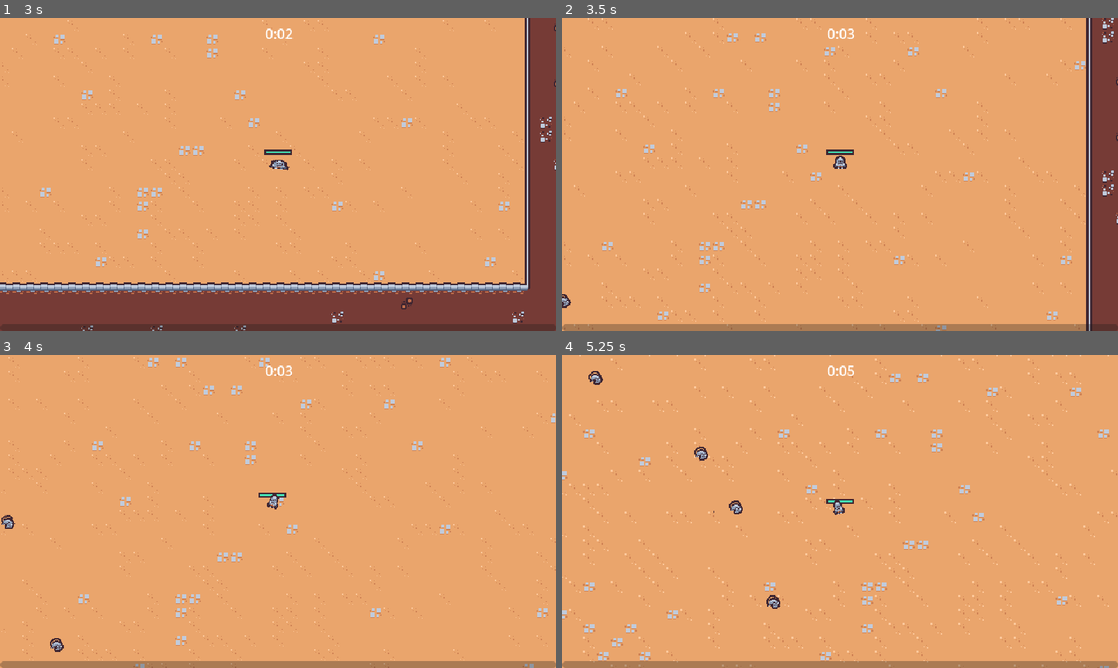
Above: before the commit, frames 1-4 (two rows, left to right).
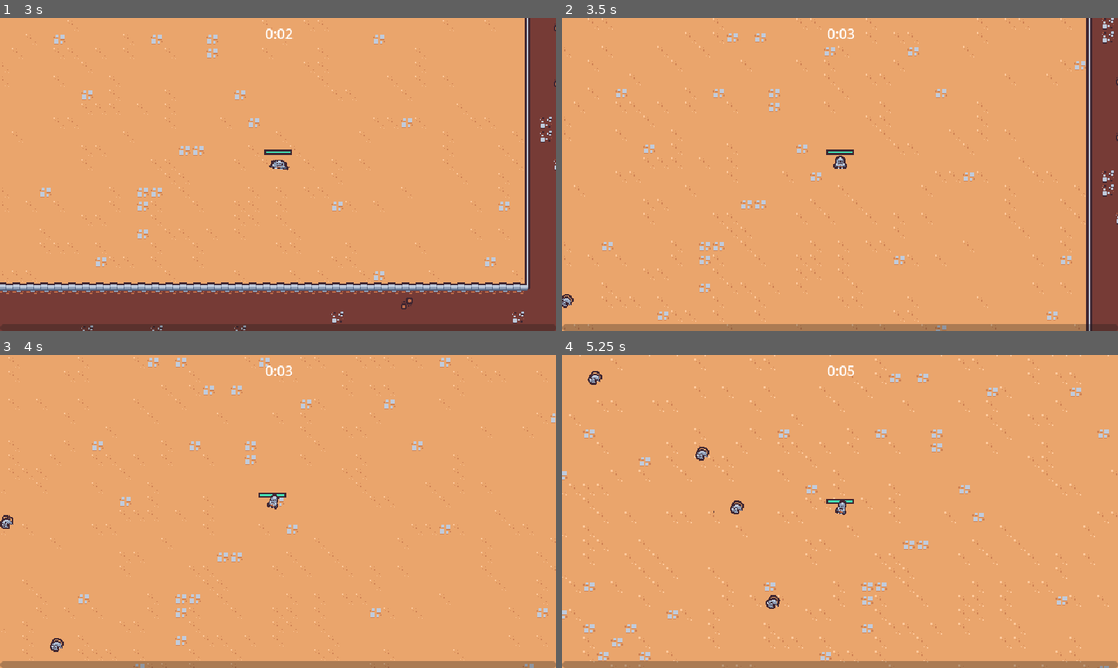
Above: after the commit, the same moments.

Repository: PWilliams0530/UdemySurvival2DGadotGame
Game: Godot game, scene res://scenes/main/main.tscn
Two runs of this game, one before a commit and one after it. Both use one fixed random seed, a clock stepped at 60 frames per second and the inputs below.
Inputs (mouse positions are in pixels of both pictures, inside the frame that each line leads up to):
- Up to frame 1 (3 s): move the mouse to (400, 158) at 0.52 s; press the mouse at (400, 158) at 0.53 s; hold Right (move_right) 0.53-1.28 s; move the mouse to (166, 190) at 1.27 s; release the mouse at (166, 190) at 1.28 s; hold S (move_down) 1.28-2.03 s; click (166, 190) at 1.35 s; move the mouse to (333, 105) at 2.02 s; press the mouse at (333, 105) at 2.03 s; hold Right (move_right) 2.03-2.78 s; move the mouse to (250, 237) at 2.77 s; release the mouse at (250, 237) at 2.78 s; hold Up (move_up) from 2.78 s (still down); click (250, 237) at 2.85 s
- Up to frame 2 (3.5 s): keep holding Up (move_up)
- Up to frame 3 (4 s): move the mouse to (444, 558) at 3.52 s; release Up (move_up) at 3.53 s; press the mouse at (444, 558) at 3.53 s; hold A (move_left) from 3.53 s (still down)
- Up to frame 4 (5.25 s): move the mouse to (673, 464) at 4.27 s; release the mouse at (673, 464) at 4.28 s; click (673, 464) at 4.35 s; move the mouse to (867, 511) at 5.02 s; release A (move_left) at 5.03 s; press the mouse at (867, 511) at 5.03 s; hold S (move_down) from 5.03 s (still down)

Frame 1 is identical in both runs. In frame 2, less than 0.1% of the frame differs, in the area x 0-3%, y 88-93%; in frame 3, 0.1%; in frame 4, 0.3%, in the area x 4-52%, y 5-82%.

Commit message:
FinishedDeathComponent

Diff:
--- /dev/null
+++ b/scenes/component/death_component.gd
@@ -0,0 +1,21 @@
+extends Node2D
+
+@export var health_component : Node
+@export var sprite : Sprite2D
+
+func _ready():
+	$GPUParticles2D.texture = sprite.texture
+	health_component.died.connect(on_died)
+
+
+func on_died():
+	if owner == null || not owner is Node2D:
+		return
+
+	var spawn_position = owner.global_position
+
+	var entities = get_tree().get_first_node_in_group("entities_layer")
+	get_parent().remove_child(self)
+	entities.add_child(self)
+	global_position = spawn_position
+	$AnimationPlayer.play("default")
--- a/scenes/component/death_component.tscn
+++ b/scenes/component/death_component.tscn
@@ -1,10 +1,61 @@
-[gd_scene load_steps=5 format=3 uid="uid://ds72g1xi305ml"]
+[gd_scene load_steps=9 format=3 uid="uid://ds72g1xi305ml"]
 
+[ext_resource type="Script" path="res://scenes/component/death_component.gd" id="1_hcogl"]
 [ext_resource type="Texture2D" uid="uid://da7uxc0ru17m0" path="res://scenes/game_objects/basic_enemy/basic_enemy.png" id="1_lp801"]
 
+[sub_resource type="Animation" id="Animation_n8dlj"]
+resource_name = "default"
+tracks/0/type = "value"
+tracks/0/imported = false
+tracks/0/enabled = true
+tracks/0/path = NodePath("GPUParticles2D:emitting")
+tracks/0/interp = 1
+tracks/0/loop_wrap = true
+tracks/0/keys = {
+"times": PackedFloat32Array(0),
+"transitions": PackedFloat32Array(1),
+"update": 1,
+"values": [true]
+}
+tracks/1/type = "method"
+tracks/1/imported = false
+tracks/1/enabled = true
+tracks/1/path = NodePath(".")
+tracks/1/interp = 1
+tracks/1/loop_wrap = true
+tracks/1/keys = {
+"times": PackedFloat32Array(1),
+"transitions": PackedFloat32Array(1),
+"values": [{
+"args": [],
+"method": &"queue_free"
+}]
+}
+
+[sub_resource type="Animation" id="Animation_sawf3"]
+length = 0.001
+tracks/0/type = "value"
+tracks/0/imported = false
+tracks/0/enabled = true
+tracks/0/path = NodePath("GPUParticles2D:emitting")
+tracks/0/interp = 1
+tracks/0/loop_wrap = true
+tracks/0/keys = {
+"times": PackedFloat32Array(0),
+"transitions": PackedFloat32Array(1),
+"update": 1,
+"values": [false]
+}
+
+[sub_resource type="AnimationLibrary" id="AnimationLibrary_b7naq"]
+_data = {
+"RESET": SubResource("Animation_sawf3"),
+"default": SubResource("Animation_n8dlj")
+}
+
 [sub_resource type="Curve" id="Curve_gx457"]
-_data = [Vector2(0.015625, 0.971896), 0.0, 0.0, 0, 0, Vector2(1, 0), 0.0, 0.0, 0, 0]
-point_count = 2
+_data = [Vector2(0.015625, 0.971896), 0.0, 0.0, 0, 0, Vector2(0.630208, 0.974127), 0.0, 0.0, 0, 0, Vector2(1, 0), 0.0, 0.0, 0, 0]
+point_count = 3
 
 [sub_resource type="CurveTexture" id="CurveTexture_ua58m"]
 curve = SubResource("Curve_gx457")
@@ -13,19 +64,27 @@
 particle_flag_disable_z = true
 direction = Vector3(0, -1, 0)
 spread = 30.0
-initial_velocity_min = 125.0
-initial_velocity_max = 200.0
-angular_velocity_min = -720.0
-angular_velocity_max = 720.0
-gravity = Vector3(0, 400, 0)
+initial_velocity_min = 175.0
+initial_velocity_max = 250.0
+angular_velocity_min = -1440.0
+angular_velocity_max = 1440.0
+gravity = Vector3(0, 800, 0)
 scale_curve = SubResource("CurveTexture_ua58m")
 
 [node name="DeathComponent" type="Node2D"]
+script = ExtResource("1_hcogl")
+
+[node name="AnimationPlayer" type="AnimationPlayer" parent="."]
+libraries = {
+"": SubResource("AnimationLibrary_b7naq")
+}
 
 [node name="GPUParticles2D" type="GPUParticles2D" parent="."]
+emitting = false
 amount = 1
 process_material = SubResource("ParticleProcessMaterial_o1hpp")
 texture = ExtResource("1_lp801")
-lifetime = 0.65
+lifetime = 0.5
+one_shot = true
 fixed_fps = 0
 interpolate = false
--- a/scenes/game_objects/basic_enemy/basic_enemy.gd
+++ b/scenes/game_objects/basic_enemy/basic_enemy.gd
@@ -2,6 +2,7 @@
 
 const MAX_SPEED = 40
 @onready var health_component = $HealthComponent
+@onready var visuals = $Visuals
 
 # Called when the node enters the scene tree for the first time.
 #func _ready():
@@ -14,6 +15,11 @@
 	velocity = direction * MAX_SPEED
 	move_and_slide()
 
+	#makes rats go the way they are moving
+	var move_sign = sign(velocity.x)
+	if move_sign != 0:
+		visuals.scale = Vector2(-move_sign,1)
+
 
 func get_direction_to_player():
 	var player_node = get_tree().get_first_node_in_group("player") as Node2D
--- a/scenes/game_objects/basic_enemy/basic_enemy.tscn
+++ b/scenes/game_objects/basic_enemy/basic_enemy.tscn
@@ -1,9 +1,10 @@
-[gd_scene load_steps=11 format=3 uid="uid://bwevb5r7qvg2u"]
+[gd_scene load_steps=12 format=3 uid="uid://bwevb5r7qvg2u"]
 
 [ext_resource type="Script" path="res://scenes/game_objects/basic_enemy/basic_enemy.gd" id="1_61cov"]
 [ext_resource type="PackedScene" uid="uid://bqc54jdrffeb7" path="res://scenes/component/health_component.tscn" id="2_an6nx"]
 [ext_resource type="Texture2D" uid="uid://da7uxc0ru17m0" path="res://scenes/game_objects/basic_enemy/basic_enemy.png" id="2_jjrqq"]
 [ext_resource type="PackedScene" uid="uid://bmx3ymojb7xj" path="res://scenes/component/vial_drop_component.tscn" id="3_r4m42"]
+[ext_resource type="PackedScene" uid="uid://ds72g1xi305ml" path="res://scenes/component/death_component.tscn" id="4_5whd1"]
 [ext_resource type="PackedScene" uid="uid://c6xd8bbsym7gm" path="res://scenes/component/hurt_box_component.tscn" id="4_fi61q"]
 
 [sub_resource type="Animation" id="Animation_y57wt"]
@@ -34,18 +35,6 @@
 "update": 0,
 "values": [0.174533, -0.174533, 0.0, -0.174533]
 }
-tracks/2/type = "value"
-tracks/2/imported = false
-tracks/2/enabled = true
-tracks/2/path = NodePath("Visuals/Sprite2D:scale")
-tracks/2/interp = 2
-tracks/2/loop_wrap = true
-tracks/2/keys = {
-"times": PackedFloat32Array(0),
-"transitions": PackedFloat32Array(1),
-"update": 0,
-"values": [Vector2(1, 1)]
-}
 
 [sub_resource type="Animation" id="Animation_egcws"]
 length = 0.001
@@ -72,18 +61,6 @@
 "transitions": PackedFloat32Array(1),
 "update": 0,
 "values": [0.0]
-}
-tracks/2/type = "value"
-tracks/2/imported = false
-tracks/2/enabled = true
-tracks/2/path = NodePath("Visuals/Sprite2D:scale")
-tracks/2/interp = 1
-tracks/2/loop_wrap = true
-tracks/2/keys = {
-"times": PackedFloat32Array(0),
-"transitions": PackedFloat32Array(1),
-"update": 0,
-"values": [Vector2(1, 1)]
 }
 
 [sub_resource type="AnimationLibrary" id="AnimationLibrary_a6ba4"]
@@ -115,6 +92,10 @@
 [node name="VialDropComponent" parent="." node_paths=PackedStringArray("health_component") instance=ExtResource("3_r4m42")]
 health_component = NodePath("../HealthComponent")
 
+[node name="DeathComponent" parent="." node_paths=PackedStringArray("health_component", "sprite") instance=ExtResource("4_5whd1")]
+health_component = NodePath("../HealthComponent")
+sprite = NodePath("../Visuals/Sprite2D")
+
 [node name="HurtBoxComponent" parent="." node_paths=PackedStringArray("health_component") instance=ExtResource("4_fi61q")]
 health_component = NodePath("../HealthComponent")
 
--- a/scenes/game_objects/player/player.gd
+++ b/scenes/game_objects/player/player.gd
@@ -39,10 +39,8 @@
 	else:
 		animation_player.play("RESET")
 
-	var move_sign = sign(movement_vector.x)
-	if move_sign == 0:
-		visuals.scale = Vector2.ONE
-	else:
+	var move_sign = sign(velocity.x)
+	if move_sign != 0:
 		visuals.scale = Vector2(move_sign,1)
 
 
